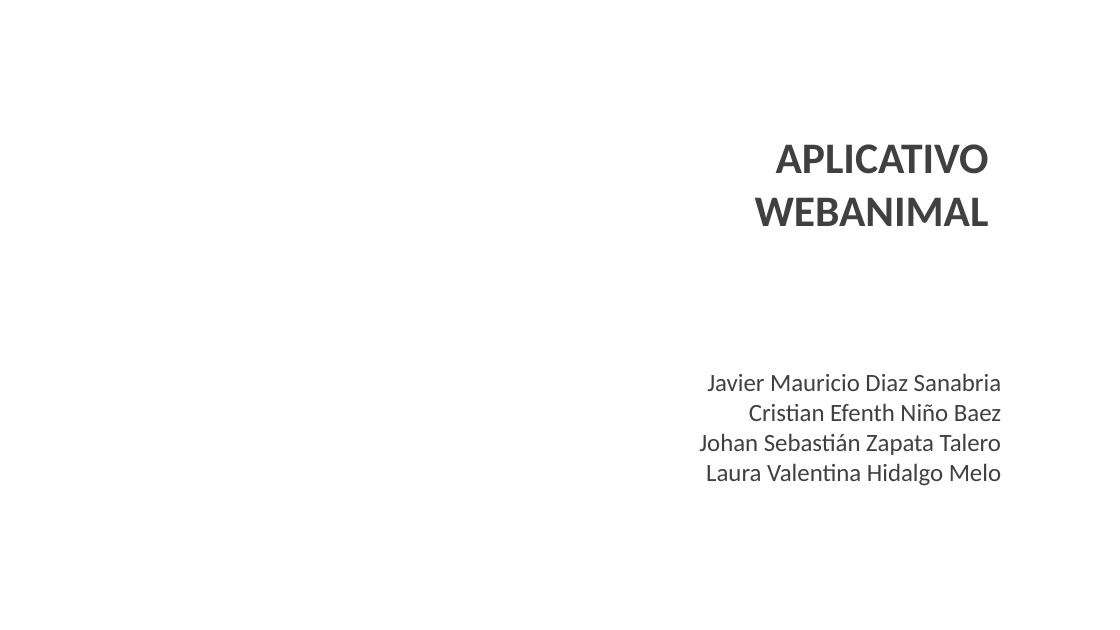
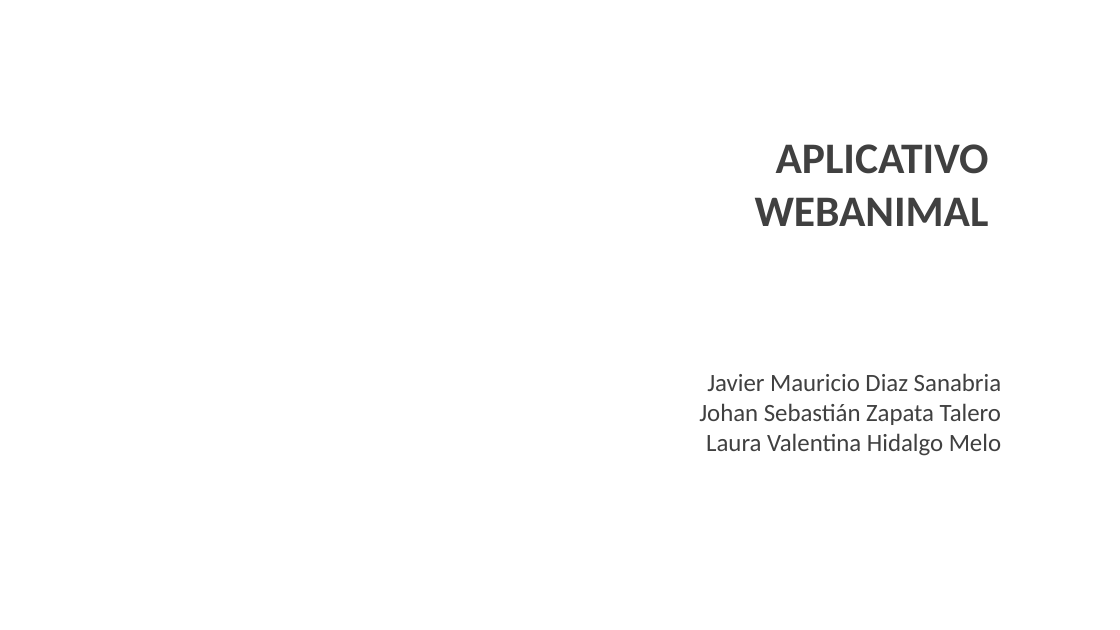
Before and after one commit to senaceet/proyecto-aplicativo-webanimal, a slide deck: slide 2 of 01-Analisis/01-Componente metodologico/WEBANIMAL.pptx. Drawn at 1120x630 pixels with LibreOffice and Linux fonts; fonts in the diff are those of the drawing; background and template pictures are left out. Boxes give left, top, right and bottom in pixels: in the first picture for what was removed or moved away, otherwise in the second. Text is boxed around its words. In the diff, an @@ line names an element or a change of style, - is before the commit and + after.

```diff
--- a/01-Analisis/01-Componente metodologico/WEBANIMAL.pptx
+++ b/01-Analisis/01-Componente metodologico/WEBANIMAL.pptx
@@ text at [749,403,1001,421]: paragraph removed @@
-Cristian Efenth Niño Baez
```
Also in this commit, not shown: 1 other slide changed, 1 other file.
